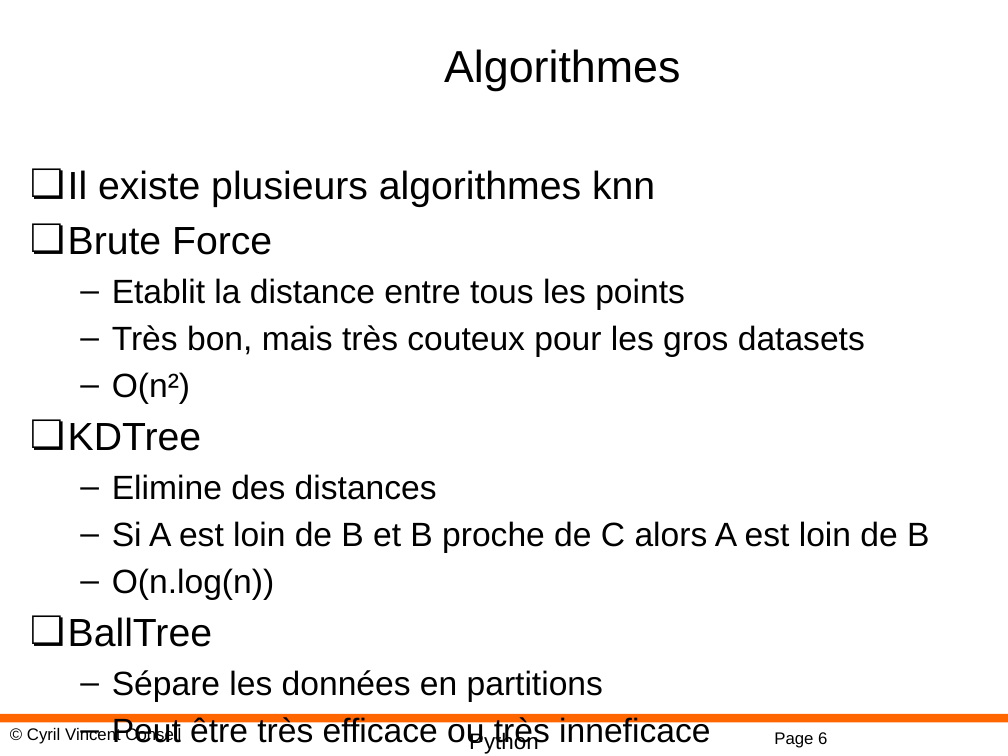
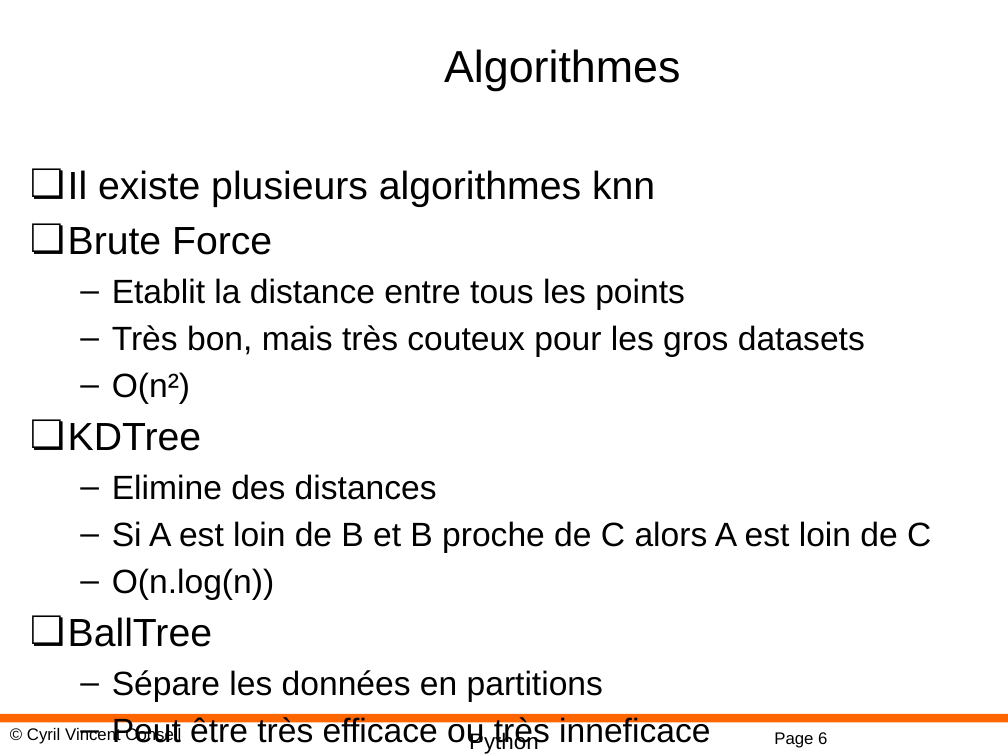
Before and after one commit to cyrilvincent/pollen, a slide deck: slide 6 of PPT/DataScience14-KNN.pptx. Drawn at 1008x756 pixels with LibreOffice and Linux fonts; fonts in the diff are those of the drawing; background and template pictures are left out. Boxes give left, top, right and bottom in pixels: in the first picture for what was removed or moved away, otherwise in the second. Text is boxed around its words. In the diff, an @@ line names an element or a change of style, - is before the commit and + after.

```diff
--- a/PPT/DataScience14-KNN.pptx
+++ b/PPT/DataScience14-KNN.pptx
@@ text at [112, 521, 931, 553]: text changed @@
-  – Si A est loin de B et B proche de C alors A est loin de B
+  – Si A est loin de B et B proche de C alors A est loin de C
```
Also in this commit, not shown: 1 other file.
